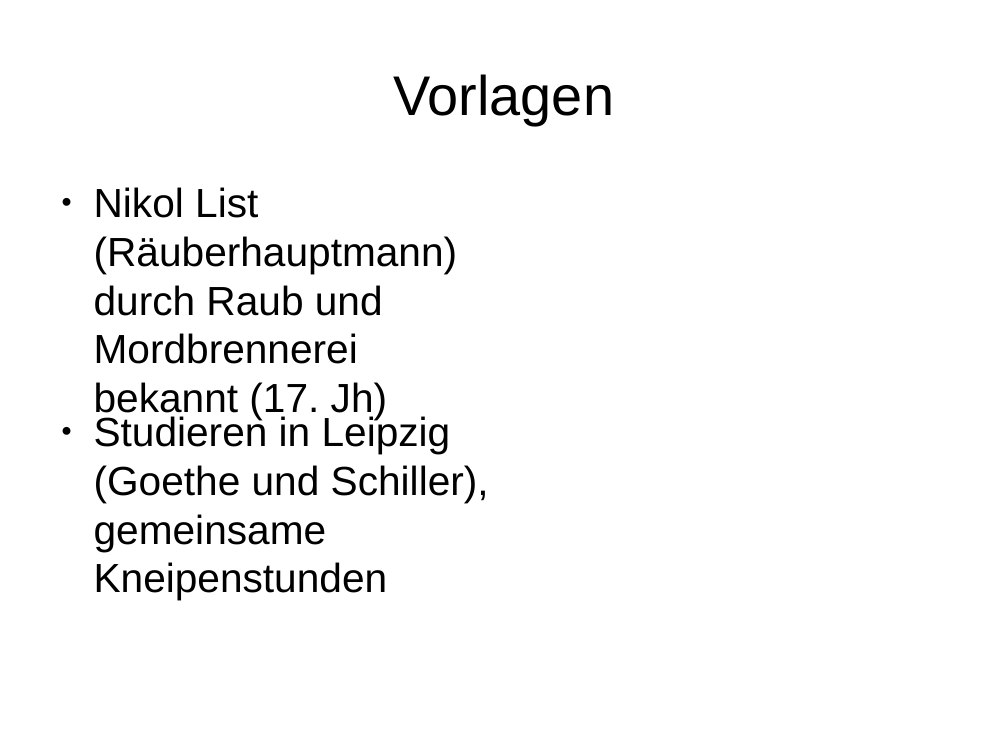
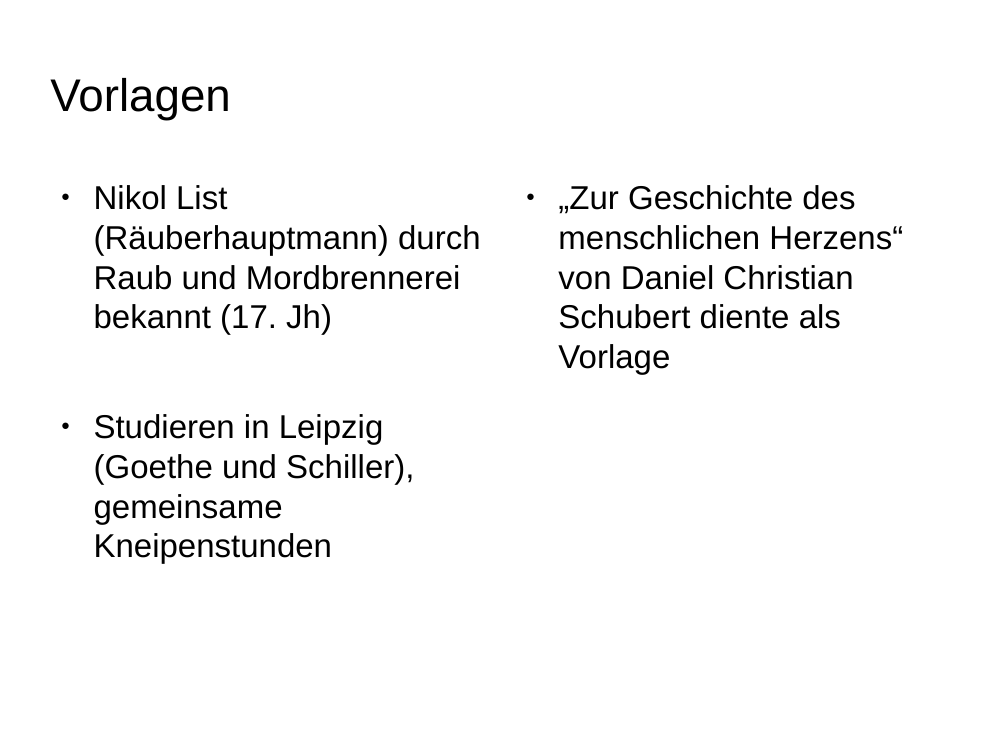
Before and after one commit to Galaxyqasar/Schule, a slide deck: slide 5 of Vortraege/Die_R-uber/Die_Raeuber.odp. Drawn at 1008x756 pixels with LibreOffice and Linux fonts; fonts in the diff are those of the drawing; background and template pictures are left out. Boxes give left, top, right and bottom in pixels: in the first picture for what was removed or moved away, otherwise in the second. Text is boxed around its words. In the diff, an @@ line names an element or a change of style, - is before the commit and + after.

```diff
--- a/Vortraege/Die_R-uber/Die_Raeuber.odp
+++ b/Vortraege/Die_R-uber/Die_Raeuber.odp
@@ title "Vorlagen" moved from (x1=394, y1=74, x2=615, y2=125) to (x1=50, y1=78, x2=230, y2=121) @@
@@ title "Vorlagen" at (x1=50, y1=78, x2=230, y2=121): size 44 to 36 pt; alignment centre to left @@
@@ text "Nikol List (Räuberhauptmann) durch Raub ..." at (x1=94, y1=185, x2=481, y2=335): size 32 to 26 pt @@
@@ text added at (x1=558, y1=185, x2=903, y2=374), 26 pt, text #000000 @@
+● „Zur Geschichte des menschlichen Herzens“ von Daniel Christian Schubert diente als Vorlage
@@ text "Studieren in Leipzig (Goethe und ..." at (x1=94, y1=414, x2=414, y2=564): size 32 to 26 pt @@
```
Also in this commit, not shown: 6 other slides changed, 1 other file.
